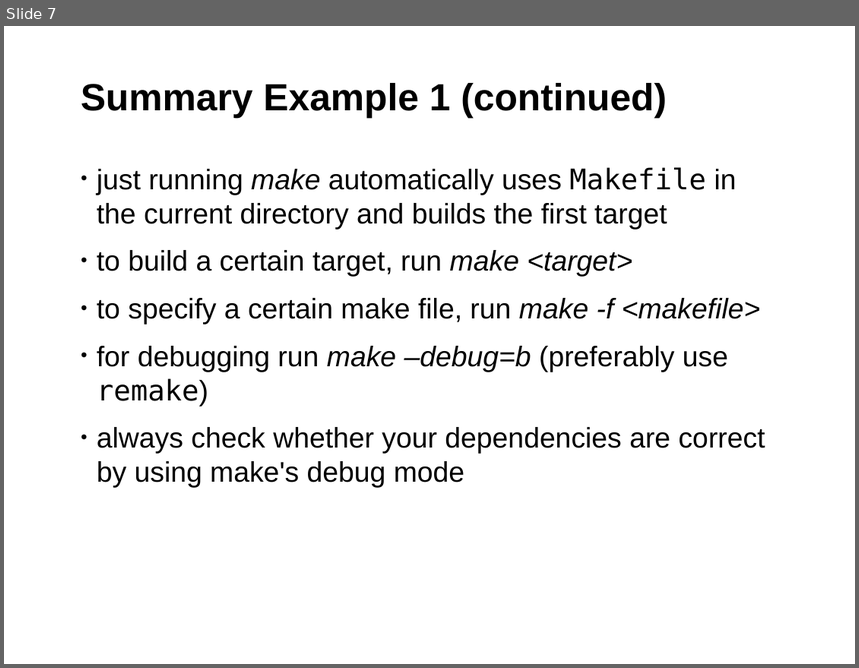
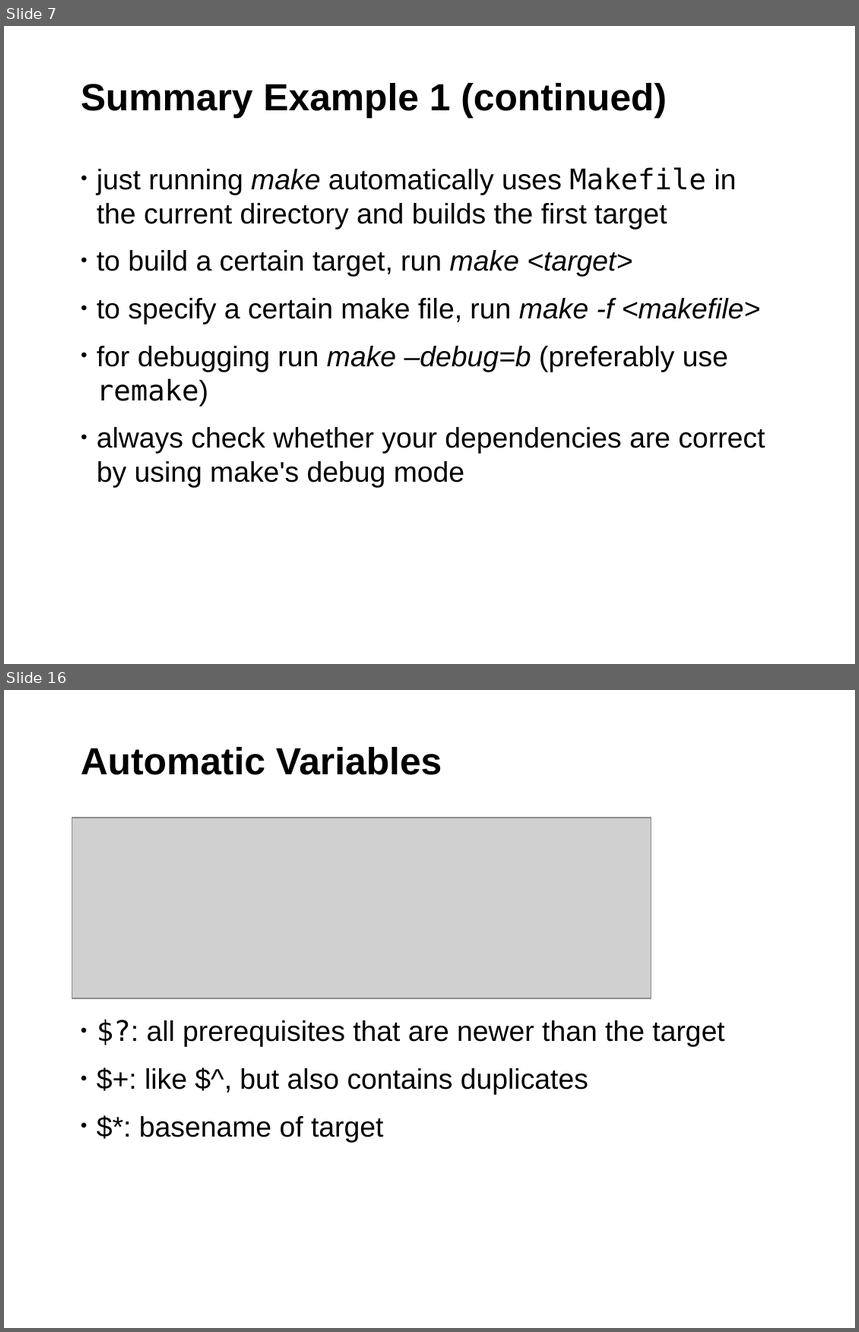
Before and after one commit to fsundermeyer/GNU_make_workshop, a slide deck: GNU_make_03_2015.odp. Shown one above the other, each under a label of ours: slide 7 before the commit, slides 7 and 16 after it; the slides between them are not shown. The pictures are 859x668 and 859x1332 pixels, drawn with LibreOffice and Linux fonts; fonts in the diff are those of the drawing; grey boxes stand for pictures; background and template pictures are left out. Boxes give left, top, right and bottom in pixels: in the first picture for what was removed or moved away, otherwise in the second. Text is boxed around its words. In the diff, an @@ line names an element or a change of style, - is before the commit and + after.

Commit message:
Part 2 of the GNU Make Workshop
Explaining rules, rule types, variables and vpath. The example contains an
enhanced version of the basic makefile using the stuff learned in this lesson.

```diff
--- a/GNU_make_03_2015.odp
+++ b/GNU_make_03_2015.odp
@@ slide 16 added at (4, 690, 855, 1328), background #FFFFFF; not listed: 1 template element that a slide beside it also shows @@
@@ title added at (81, 747, 443, 775), 32 pt, text #000000, bold @@
+Automatic Variables
@@ picture added at (72, 818, 651, 998) @@
@@ text added at (139, 1021, 724, 1142), 24 pt, text #000000 @@
+• $?: all prerequisites that are newer than the target
+• $+: like $^, but also contains duplicates
+• $*: basename of target
```
Also in this commit, not shown: 12 other slides added, 1 other file.
